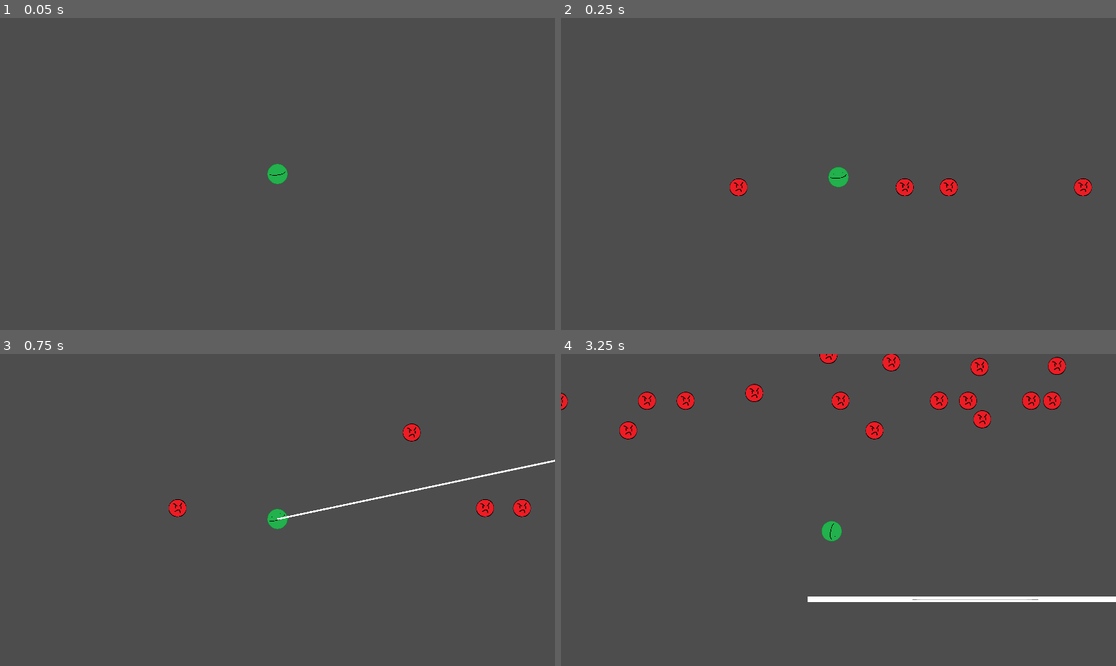
Above: before the commit, frames 1-4 (two rows, left to right).
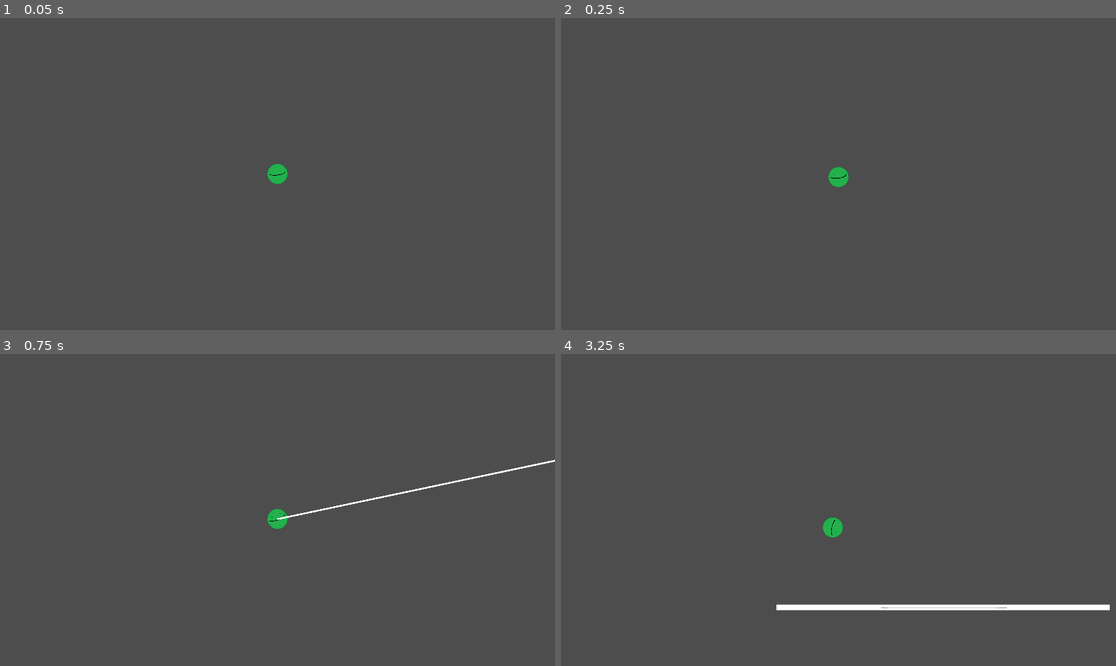
Above: after the commit, the same moments.

Repository: ai43184-school/School-project
Game: Godot game, scene res://Scenes/main.tscn
Same seed, same stepped clock (60 frames per second), same inputs: the game is played once before the commit and once after it.
Inputs (mouse positions are in pixels of both pictures, inside the frame that each line leads up to):
- Up to frame 1 (0.05 s): no input
- Up to frame 2 (0.25 s): no input
- Up to frame 3 (0.75 s): move the mouse to (399, 494) at 0.52 s; press the mouse at (399, 494) at 0.53 s
- Up to frame 4 (3.25 s): move the mouse to (727, 525) at 1.27 s; release the mouse at (727, 525) at 1.28 s; click (727, 525) at 1.35 s; move the mouse to (894, 441) at 2.02 s; press the mouse at (894, 441) at 2.03 s; move the mouse to (810, 572) at 2.77 s; release the mouse at (810, 572) at 2.78 s; click (810, 572) at 2.85 s

Frame 1 is identical in both runs. In frame 2, 0.6% of the frame differs, in the area x 30-96%, y 51-58%; in frame 3, 0.6%; in frame 4, 4.5%, in the area x 0-100%, y 0-83%.

Commit message:
ENEMY PARTICLES

Diff:
--- a/only-way-is-up/Scenes/Enemy1.tscn
+++ b/only-way-is-up/Scenes/Enemy1.tscn
@@ -6,9 +6,12 @@
 [sub_resource type="CircleShape2D" id="CircleShape2D_pakhj"]
 radius = 107.005
 
-[node name="Enemy" type="Area2D" groups=["Enemy"]]
+[node name="Enemy" type="Area2D" node_paths=PackedStringArray("death_timer", "particles", "sprite") groups=["Enemy"]]
 scale = Vector2(0.5, 0.5)
 script = ExtResource("1_0sjbo")
+death_timer = NodePath("DeathTimer")
+particles = NodePath("CPUParticles2D")
+sprite = NodePath("Sprite2D")
 
 [node name="CollisionShape2D" type="CollisionShape2D" parent="."]
 shape = SubResource("CircleShape2D_pakhj")
@@ -16,5 +19,22 @@
 [node name="Sprite2D" type="Sprite2D" parent="."]
 texture = ExtResource("1_bwp4a")
 
+[node name="CPUParticles2D" type="CPUParticles2D" parent="."]
+visible = false
+rotation = -1.58905
+one_shot = true
+explosiveness = 0.3
+emission_shape = 1
+emission_sphere_radius = 60.05
+initial_velocity_max = 1000.0
+angular_velocity_min = -720.0
+angular_velocity_max = 720.0
+scale_amount_min = 0.0
+scale_amount_max = 60.61
+color = Color(0.929412, 0.109804, 0.141176, 1)
+
+[node name="DeathTimer" type="Timer" parent="."]
+
 [connection signal="area_entered" from="." to="." method="_on_area_entered"]
 [connection signal="body_entered" from="." to="." method="_on_body_entered"]
+[connection signal="timeout" from="DeathTimer" to="." method="_on_death_timer_timeout"]
--- a/only-way-is-up/Scripts/enemy_1.gd
+++ b/only-way-is-up/Scripts/enemy_1.gd
@@ -1,11 +1,23 @@
 extends Area2D
+
+@export var death_timer: Timer
+@export var particles: CPUParticles2D
+@export var sprite: Sprite2D
 
 func _on_body_entered(body: Node2D) -> void:
 	if body.is_in_group("Player"):
+		death_timer.start()
 		GameManager.enemydeath.emit(1)
 		GameManager.can_launch = true
-		queue_free()
+		sprite.visible = false
+		particles.restart()
+		particles.visible = true
+
 
 func _on_area_entered(area: Area2D) -> void:
 	if area.is_in_group("Enemy"):
 		queue_free()
+
+
+func _on_death_timer_timeout() -> void:
+	queue_free()
--- a/only-way-is-up/Scripts/player.gd
+++ b/only-way-is-up/Scripts/player.gd
@@ -6,7 +6,7 @@
 
 var velocity : Vector2 = Vector2.ZERO
 var direction : Vector2 = Vector2.ZERO
-var speed: float = 2
+var speed: float = 1.5
 var start_line_pos
 
 # spawning enemies
@@ -16,7 +16,7 @@
 
 var distance: float = 0.0
 var distance_used: float = 0.0
-var spawn_interval: float = 500.0
+var spawn_interval: float = 100.0
 
 func _ready():
 	trajectory_line.width = 10.0
@@ -24,7 +24,7 @@
 func spawn_enemy():
 	var enemy_to_spawn = select_enemy_to_spawn()
 
-	var x_pos: float = floor(abs(randf_range(0.0, -200.0) - randf_range(0.0, 200.0)) * (100 - (-2)) + (-2))
+	var x_pos: float = floor(abs(randf_range(0.0, -350.0) - randf_range(0.0, 350.0)) * (100 - (-2)) + (-2))
 	var pos_to_spawn_enemy: Vector2 = Vector2(x_pos, distance)
 
 	enemy_to_spawn.position = pos_to_spawn_enemy
@@ -62,9 +62,9 @@
 		Launch()
 
 	if (distance < position.y - 50):
-		distance = position.y - 500
+		distance = position.y - 1000
 
-	if (distance - distance_used - spawn_interval):
+	if (distance - distance_used < spawn_interval):
 		distance_used = distance
 		spawn_enemy()
 
@@ -74,5 +74,5 @@
 
 func _on_area_2d_area_entered(area: Area2D) -> void:
 	if area.is_in_group("Enemy"):
-		linear_velocity = -linear_velocity / 4
-		linear_velocity += Vector2.UP*500
+		linear_velocity.x = linear_velocity.x
+		linear_velocity.y = linear_velocity.y - 500
